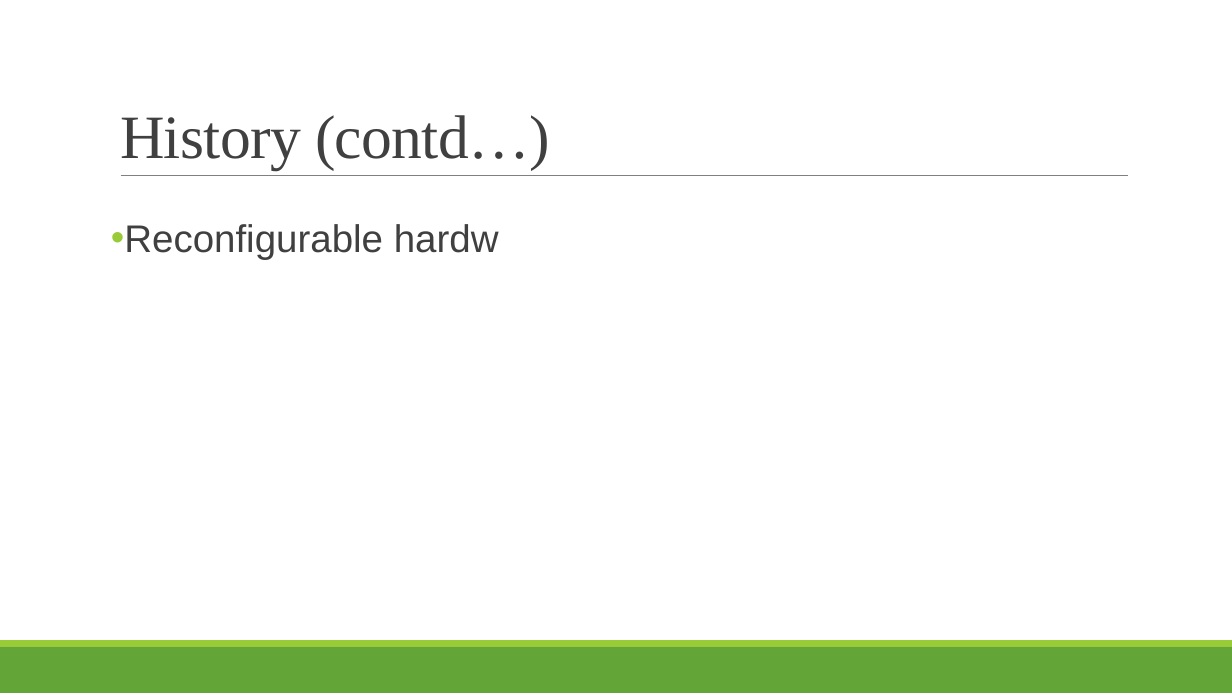
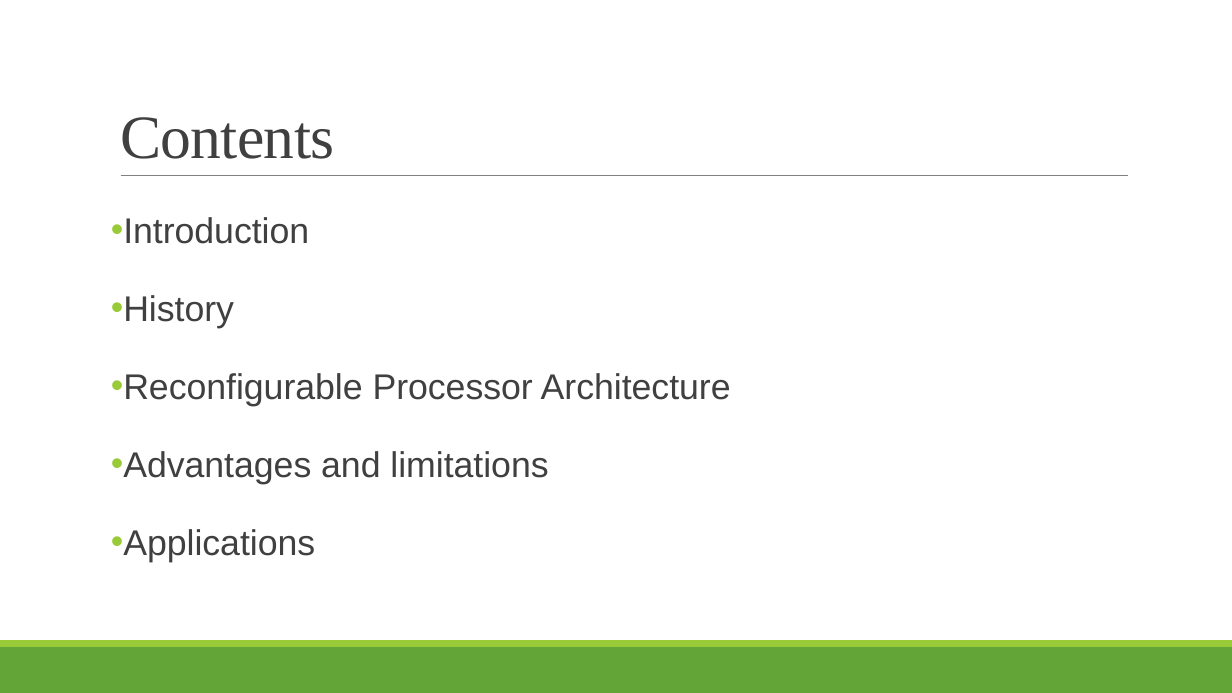
Before and after one commit to puthukkaden/Reconfigrable_Processor_Architecture, a slide deck: slide 2 of Presentation/Presentation1.pptx (slide 9 before the commit). Drawn at 1232x693 pixels with LibreOffice and Linux fonts; fonts in the diff are those of the drawing. Boxes give left, top, right and bottom in pixels: in the first picture for what was removed or moved away, otherwise in the second. Text is boxed around its words. In the diff, an @@ line names an element or a change of style, - is before the commit and + after.

```diff
--- a/Presentation/Presentation1.pptx
+++ b/Presentation/Presentation1.pptx
@@ title at (120,117,334,159): text changed @@
-History (contd…)
+Contents
@@ text at (111,217,731,562): text changed; size 30 to 27.8 pt @@
-• Reconfigurable hardw
+• Introduction
+• History
+• Reconfigurable Processor Architecture
+• Advantages and limitations
+• Applications
```
Also in this commit, not shown: 6 other slides changed, 18 slides added, 1 slide removed, 7 other files.
